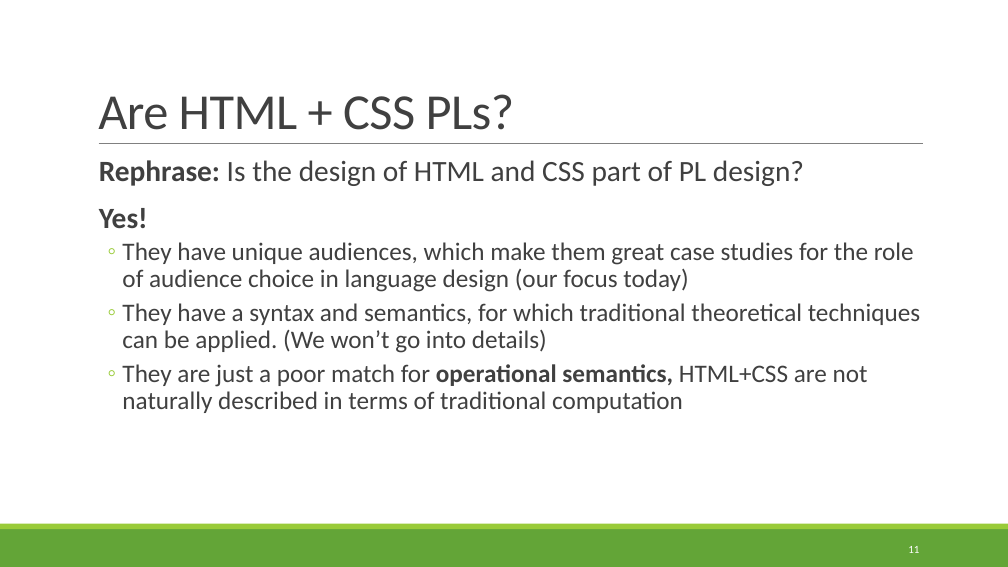
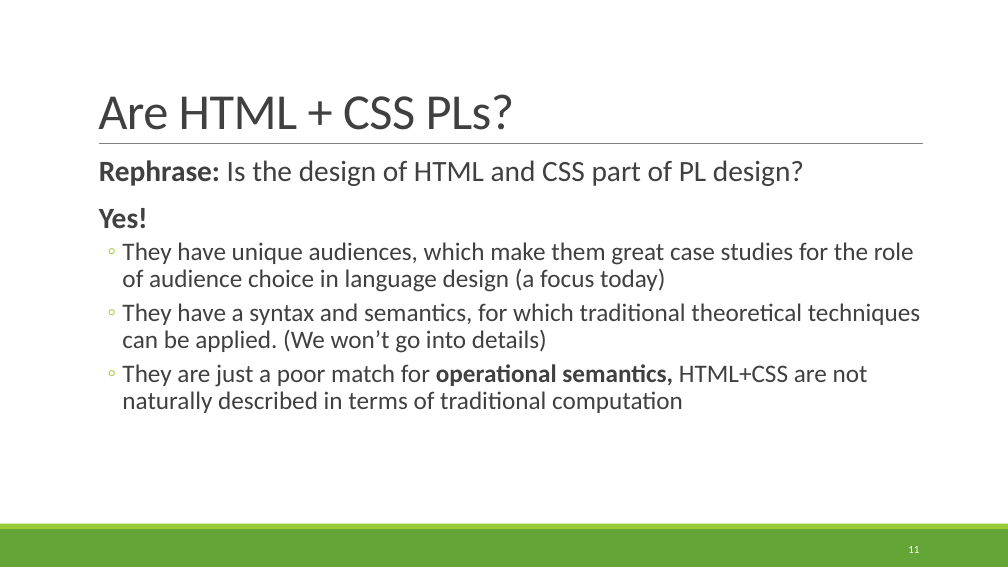
Before and after one commit to rbohrer/pl-course, a slide deck: slide 11 of LectureSlides/99Diagrams.pptx. Drawn at 1008x567 pixels with LibreOffice and Linux fonts; fonts in the diff are those of the drawing. Boxes give left, top, right and bottom in pixels: in the first picture for what was removed or moved away, otherwise in the second. Text is boxed around its words. In the diff, an @@ line names an element or a change of style, - is before the commit and + after.

```diff
--- a/LectureSlides/99Diagrams.pptx
+++ b/LectureSlides/99Diagrams.pptx
@@ text at [122, 242, 914, 292]: text changed @@
-  ◦ They have unique audiences, which make them great case studies for the role of audience choice in language design (our focus today)
+  ◦ They have unique audiences, which make them great case studies for the role of audience choice in language design (a focus today)
```
Also in this commit, not shown: 1 other slide changed, 1 slide added.
